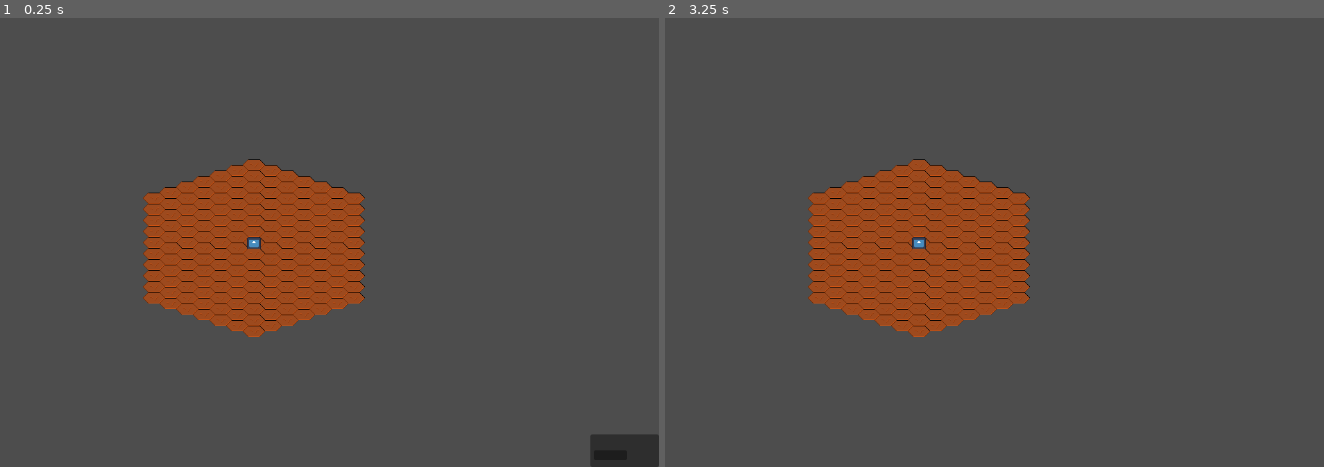
Above: before the commit, frames 1-2 (left to right).
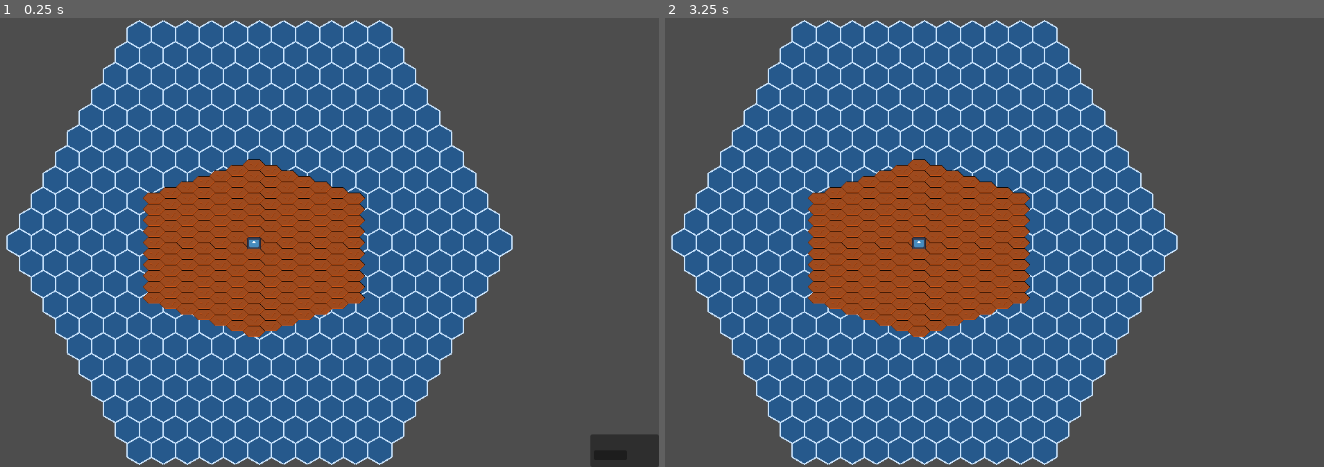
Above: after the commit, the same moments.

Repository: Shoshore/M2-Projet_Jeux_Serieux
Game: Godot game, scene res://tile_map.tscn
The game is run twice, just before and just after one commit, with the same random seed, the same clock (stepped at 60 frames per second) and the same inputs. The engine's default icon, where the game draws it, is replaced by a stand-in: a white triangle on a blue panel in a dark square.
Inputs (mouse positions are in pixels of both pictures, inside the frame that each line leads up to):
- Up to frame 1 (0.25 s): no input
- Up to frame 2 (3.25 s): click (1277, 453) at 0.5 s; click (1277, 453) at 1.25 s; click (1277, 453) at 2 s; tap Enter at 2.75 s; move the mouse to (915, 242) at 2.77 s; click (915, 242) at 2.92 s

The runs differ from the first frame. In frame 1, 46% of the frame differs, in the area x 0-78%, y 0-100%; in frame 2, 46%.

Commit message:
generation de plateau

Diff:
--- /dev/null
+++ b/scripts/gameManager.gd
@@ -0,0 +1,10 @@
+extends Node
+
+func _ready() -> void:
+	var map # Ajouter classe Map + classe Tiles
+	var money = 0
+	# Autres variables à mettre
+
+
+func _process(delta: float) -> void:
+	pass
--- /dev/null
+++ b/scripts/map.gd
@@ -0,0 +1,72 @@
+extends Node2D
+
+const TAILLE_HEX : float = 20.0
+const COULEUR_REMPLISSAGE := Color(0.15, 0.35, 0.55)
+const COULEUR_CONTOUR := Color(0.8, 0.9, 1.0)
+
+var rayon_grille : int = 10
+var tableau_hexagonal : Array = []
+
+
+func _ready() -> void:
+	tableau_hexagonal = generer_grille_hexagonale(rayon_grille)
+	queue_redraw()
+
+
+# Génère une grille hexagonale régulière
+func generer_grille_hexagonale(rayon : int) -> Array:
+	var tuiles : Array = []
+
+	for q in range(-rayon, rayon + 1):
+		var r_min : int = max(-rayon, -q - rayon)
+		var r_max : int = min(rayon, -q + rayon)
+
+		for r in range(r_min, r_max + 1):
+			tuiles.append(Vector2i(q, r))
+
+	return tuiles
+
+
+# Dessine la grille
+func _draw() -> void:
+	for coordonnee in tableau_hexagonal:
+		var q : int = coordonnee.x
+		var r : int = coordonnee.y
+
+		var position_hex : Vector2 = coordonnees_vers_pixel(q, r)
+		dessiner_hexagone(position_hex)
+
+
+# Conversion des coordonnées axiales vers la position à l'écran
+func coordonnees_vers_pixel(q : int, r : int) -> Vector2:
+	var x : float = TAILLE_HEX * sqrt(3.0) * (q + r * 0.5)
+	var y : float = TAILLE_HEX * 1.5 * r
+
+	return Vector2(x, y)
+
+
+# Dessine un hexagone centré sur une position
+func dessiner_hexagone(centre : Vector2) -> void:
+	var points : PackedVector2Array = PackedVector2Array()
+
+	for i in range(6):
+		var angle : float = deg_to_rad(60.0 * i - 30.0)
+		var point : Vector2 = centre + Vector2(
+			cos(angle),
+			sin(angle)
+		) * TAILLE_HEX
+
+		points.append(point)
+
+	# Remplissage
+	draw_colored_polygon(points, COULEUR_REMPLISSAGE)
+
+	# Contour
+	for i in range(6):
+		var suivant : int = (i + 1) % 6
+		draw_line(
+			points[i],
+			points[suivant],
+			COULEUR_CONTOUR,
+			2.0
+		)
--- a/tile_map.tscn
+++ b/tile_map.tscn
@@ -1,6 +1,7 @@
 [gd_scene format=4 uid="uid://biiaq830tnok3"]
 
 [ext_resource type="Texture2D" uid="uid://b540ui8mf67dw" path="res://hexagon-tileset/normal-tiles/CrackedEarth.png" id="1_35kre"]
+[ext_resource type="Script" uid="uid://bfur8gqkkiruq" path="res://scripts/map.gd" id="1_xftlc"]
 [ext_resource type="Script" uid="uid://bullxphso8l12" path="res://area_2d.gd" id="2_03na7"]
 [ext_resource type="Texture2D" uid="uid://ccw55bdg6t24r" path="res://icon.svg" id="3_xftlc"]
 [ext_resource type="Script" uid="uid://d108cfxreycm2" path="res://firm_info.gd" id="4_03na7"]
@@ -97,6 +98,7 @@
 size = Vector2(19, 15)
 
 [node name="game" type="Node2D" unique_id=2141197782]
+script = ExtResource("1_xftlc")
 
 [node name="camera" type="Camera2D" parent="." unique_id=1308402294]
 
Not shown, added: scripts/gameManager.gd.uid
Not shown, added: scripts/map.gd.uid
